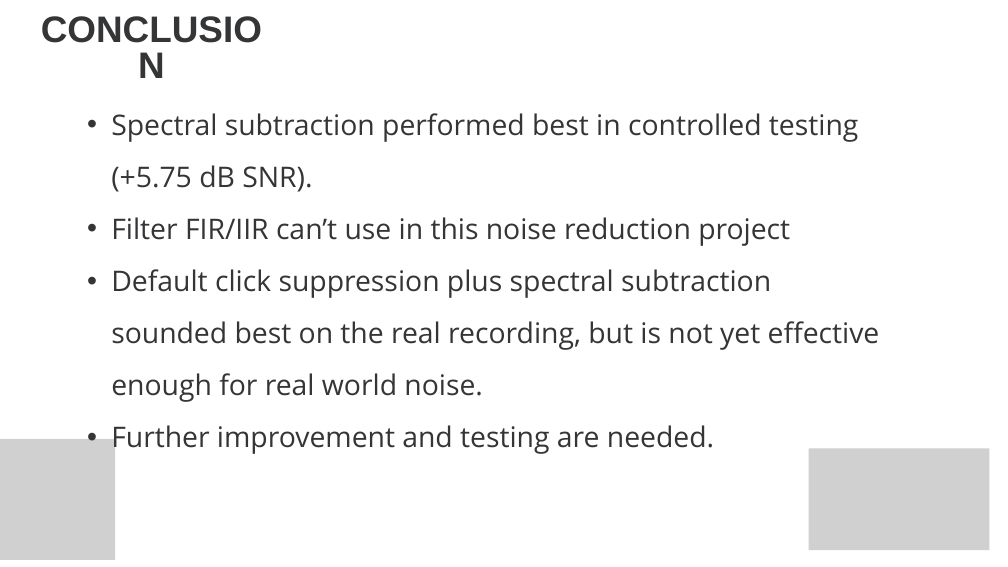
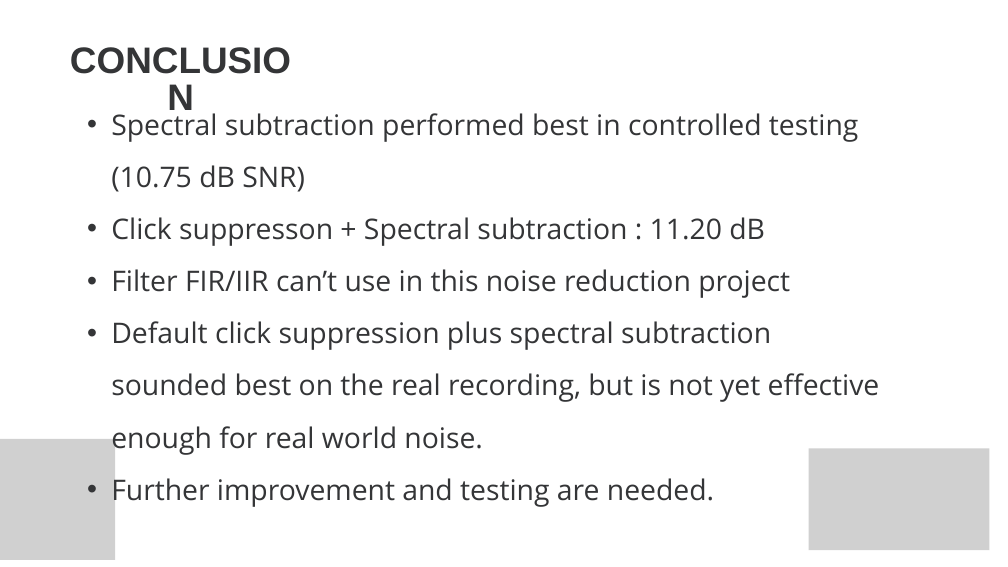
Before and after one commit to sotheasokea/audio_noise_reduction, a slide deck: slide 28 of 4_presentation/G02_slides.pptx. Drawn at 1008x567 pixels with LibreOffice and Linux fonts; fonts in the diff are those of the drawing; grey boxes stand for pictures. Boxes give left, top, right and bottom in pixels: in the first picture for what was removed or moved away, otherwise in the second. Text is boxed around its words. In the diff, an @@ line names an element or a change of style, - is before the commit and + after.

Commit message:
update slide

```diff
--- a/4_presentation/G02_slides.pptx
+++ b/4_presentation/G02_slides.pptx
@@ text "CONCLUSION": place and size @@
-text "CONCLUSION" at (28, 13, 276, 57)
+text "CONCLUSION" at (56, 44, 304, 88)
@@ text at (111, 108, 858, 246): text changed @@
-  • Spectral subtraction performed best in controlled testing (+5.75 dB SNR).
+  • Spectral subtraction performed best in controlled testing (10.75 dB SNR)
+  • Click suppresson + Spectral subtraction : 11.20 dB
```
Also in this commit, not shown: 9 other slides changed, 1 other file.
